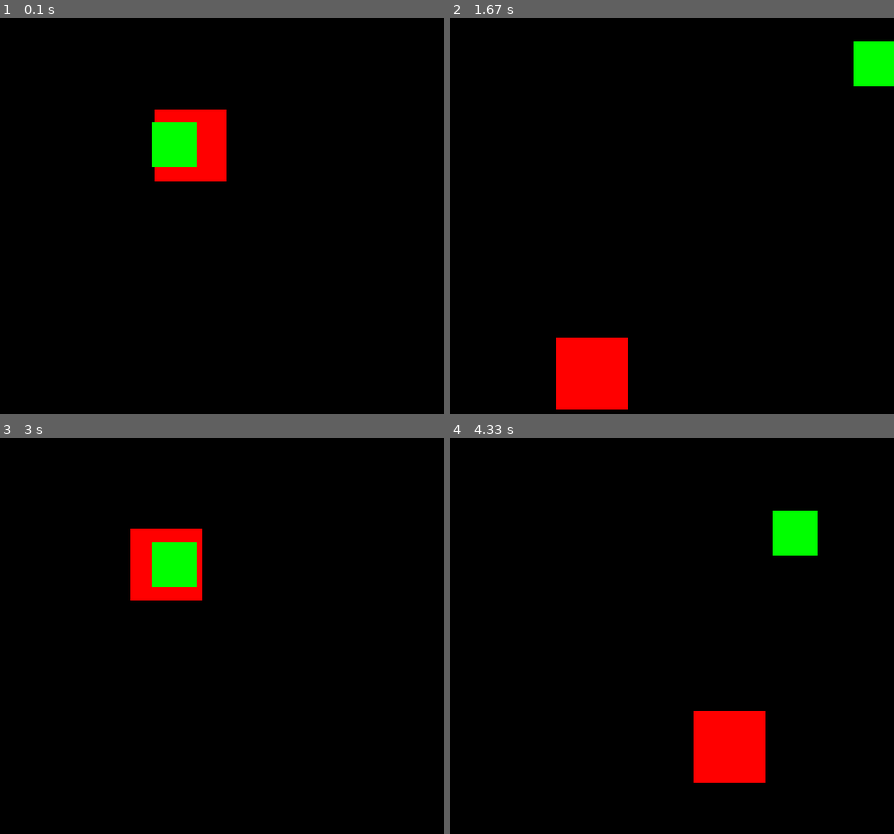
Above: before the commit, frames 1-4 (two rows, left to right).
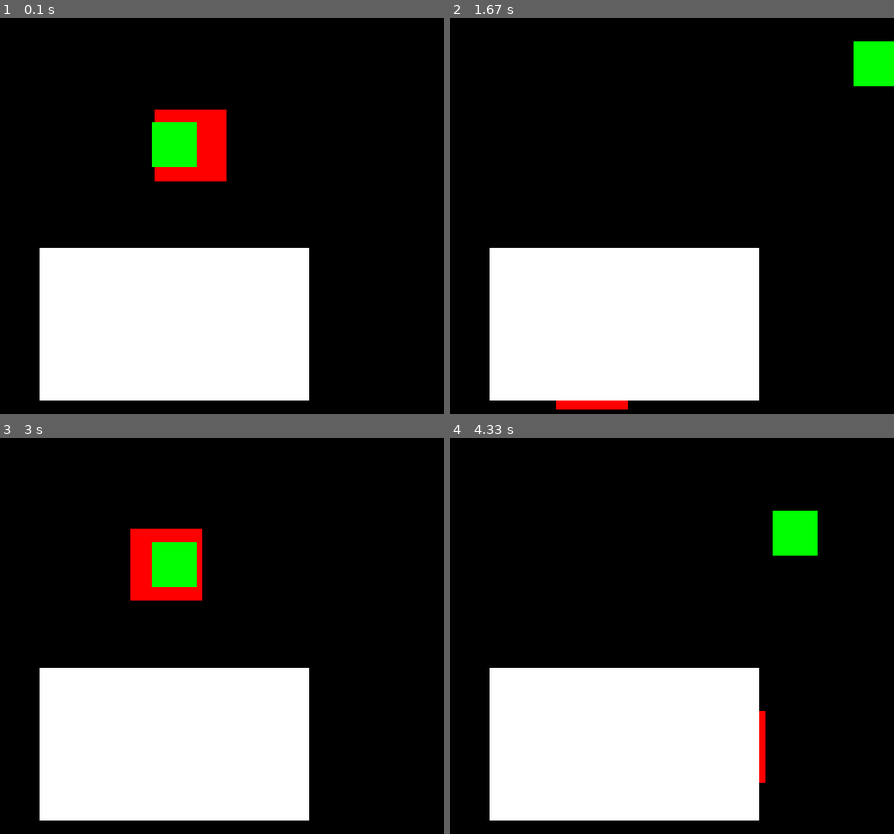
Above: after the commit, the same moments.

Repository: hsiang086/crc-static-exhibition
Game: pygame game, started from main/third_scene.py
Two runs of this game, one before a commit and one after it. Both use one fixed random seed, a clock stepped at 60 frames per second and the inputs below.
Inputs:
- Up to frame 1 (0.1 s): no input
- Up to frame 2 (1.67 s): hold Right 0.33-0.8 s; hold Up 0.83-1.13 s; hold Right 1.17-1.63 s
- Up to frame 3 (3 s): hold Left 1.67-2.2 s; hold Down 2.23-2.53 s; hold Left 2.57-2.97 s
- Up to frame 4 (4.33 s): hold Up 3-3.37 s; hold Right 3.4-4.03 s; hold Down from 4.07 s (still down)

The runs differ from the first frame. In frame 1, 23% of the frame differs, in the area x 8-70%, y 58-97%; in frame 2, 23%; in frame 3, 23%; in frame 4, 23%.

Commit message:
question background

Diff:
--- a/main/third_scene.py
+++ b/main/third_scene.py
@@ -11,7 +11,6 @@
     global screen
     global x_center, y_center
     global third_scenes
-
     global aim
 
 
@@ -27,7 +26,7 @@
 
     third_scenes = pygame.sprite.Group()
     aim = Aim()
-    third_scenes.add(Balloon(), aim)
+    third_scenes.add(Balloon(), aim, QuestionBackground())
 
 class Aim(pygame.sprite.Sprite):
     def __init__(self):
@@ -161,6 +160,15 @@
                 self.trianglemotion()
             self.theta %= 360
 
+class QuestionBackground(pygame.sprite.Sprite):
+    def __init__(self):
+        super().__init__()
+        self.image = pygame.Surface((300,170))
+        self.image.fill("white")
+        self.rect = self.image.get_rect()
+        self.rect.centerx = x_center
+        self.rect.centery = y_center + 200
+
 
 init()
 
Empty file removed: main/third_scene_question.py
